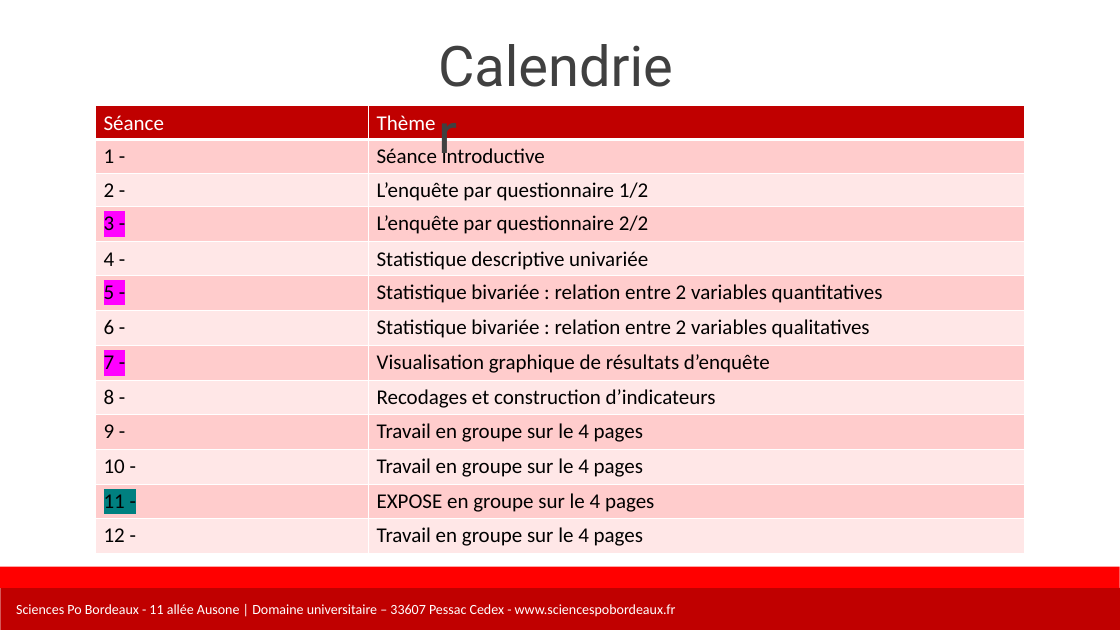
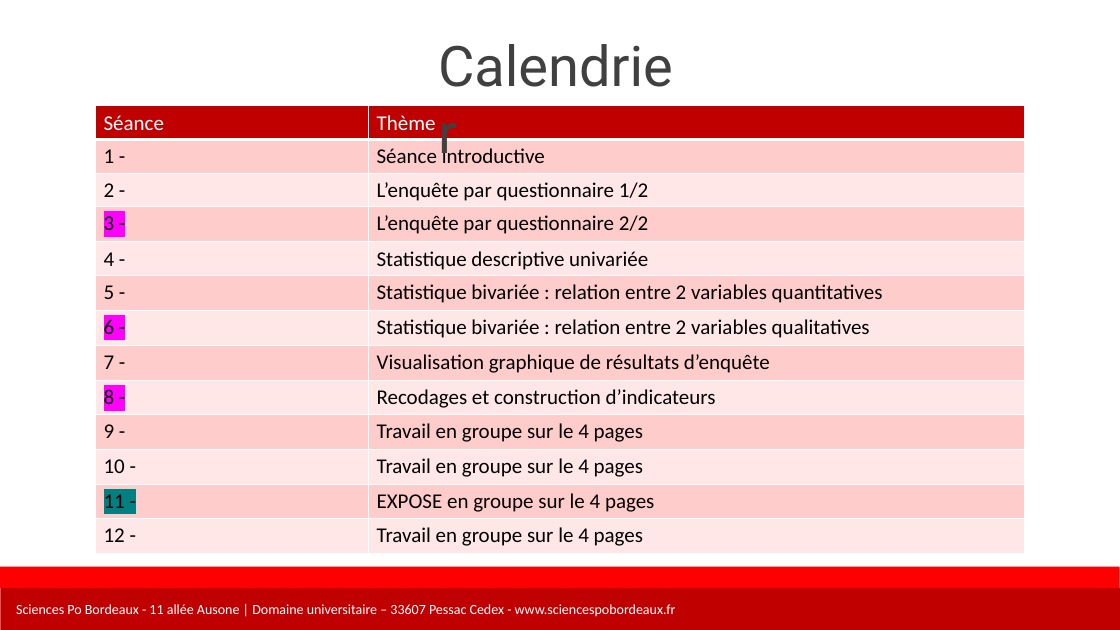
Before and after one commit to leomignot/DECA2-collectif, a slide deck: slide 4 of Mignot/Diapos/S1 - diapo DECA2.pptx. Drawn at 1120x630 pixels with LibreOffice and Linux fonts; fonts in the diff are those of the drawing; background and template pictures are left out. Boxes give left, top, right and bottom in pixels: in the first picture for what was removed or moved away, otherwise in the second. Text is boxed around its words. In the diff, an @@ line names an element or a change of style, - is before the commit and + after.

```diff
--- a/Mignot/Diapos/S1 - diapo DECA2.pptx
+++ b/Mignot/Diapos/S1 - diapo DECA2.pptx
@@ table at [95,106,1025,553] @@
@@ highlight #FF00FF to none in "5 -", "7 -" @@
@@ highlight none to #FF00FF in "6 -", "8 -" @@
```
Also in this commit, not shown: 1 other slide changed, 1 other file.
